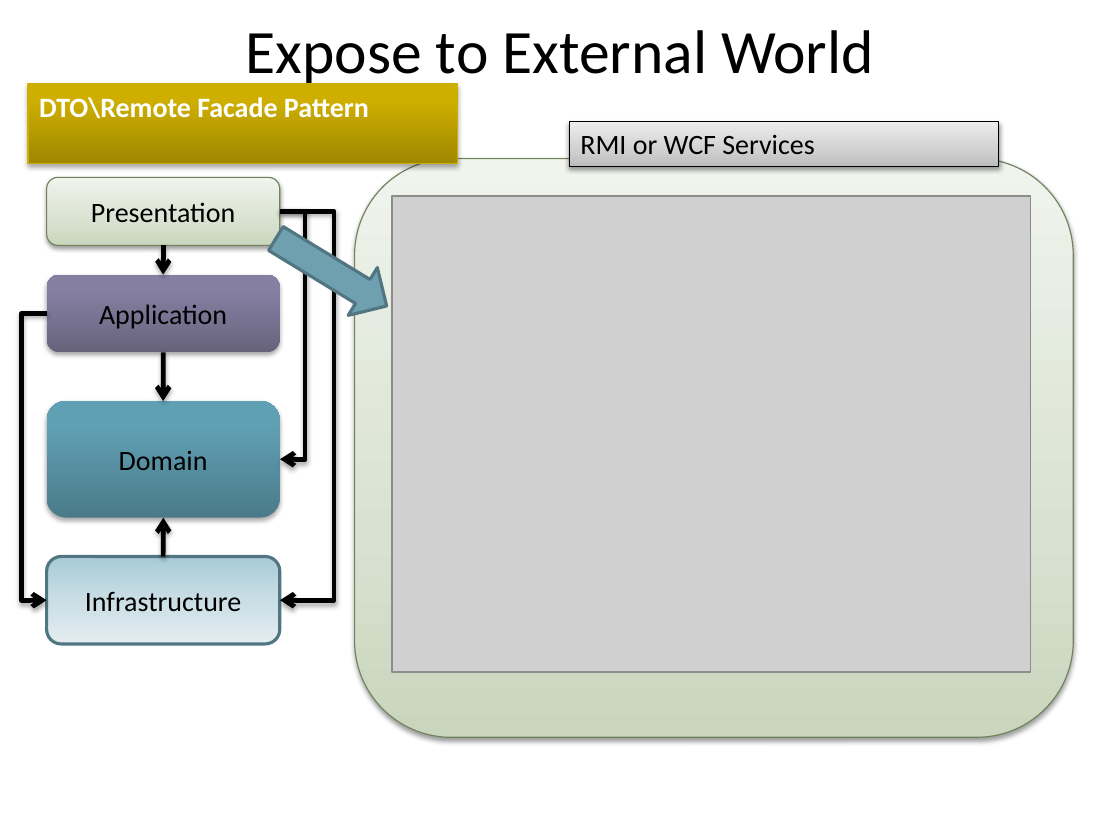
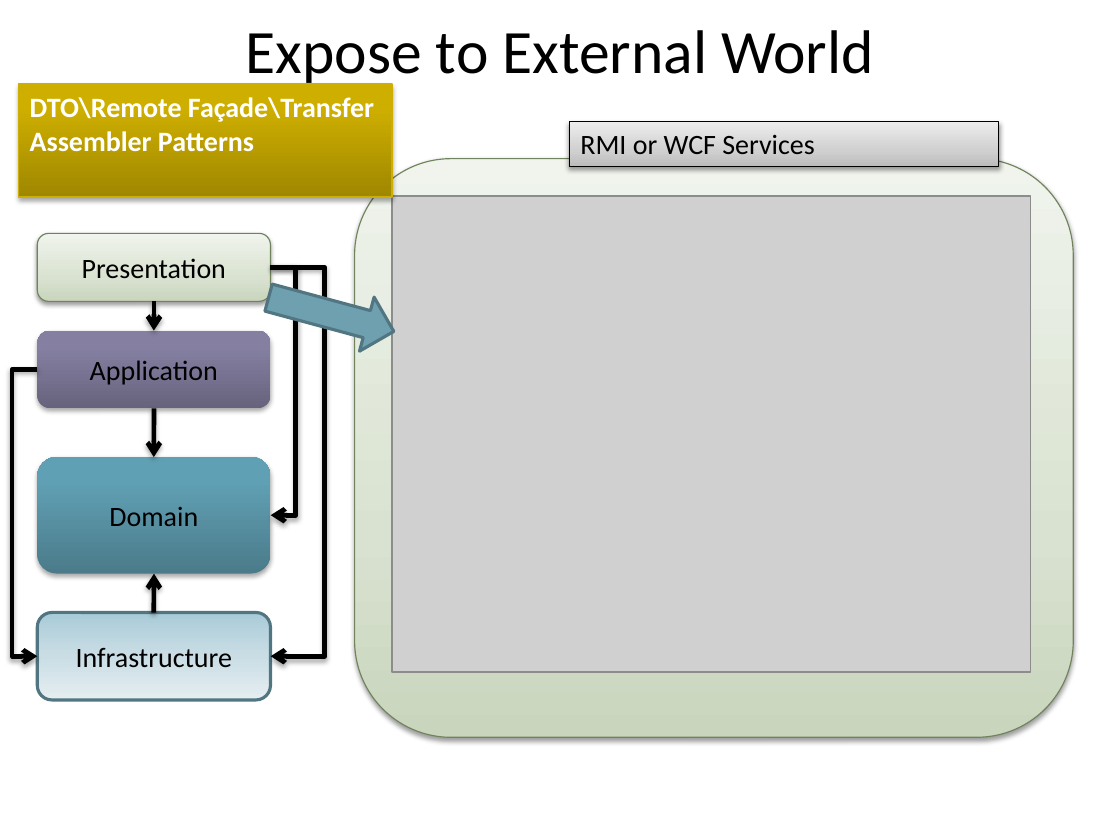
Before and after one commit to arturtv/dddpresentation, a slide deck: slide 49 of Domain-DrivenDesign.A.Trosin.pptx (slide 43 before the commit). Drawn at 1120x840 pixels with LibreOffice and Linux fonts; fonts in the diff are those of the drawing; grey boxes stand for pictures. Boxes give left, top, right and bottom in pixels: in the first picture for what was removed or moved away, otherwise in the second. Text is boxed around its words. In the diff, an @@ line names an element or a change of style, - is before the commit and + after.

```diff
--- a/Domain-DrivenDesign.A.Trosin.pptx
+++ b/Domain-DrivenDesign.A.Trosin.pptx
@@ rectangle "DTO\Remote Façade\Transfer Assembler Patterns": place and size @@
-rectangle "DTO\Remote Façade\Transfer Assembler Patterns" at (28,84,457,164)
+rectangle "DTO\Remote Façade\Transfer Assembler Patterns" at (19,84,392,197)
@@ text in rectangle at (30,97,374,152): text changed @@
-DTO\Remote Facade Pattern
+DTO\Remote Façade\Transfer Assembler Patterns
@@ right arrow at (262,271,402,359): rotation 31 to 15 degrees @@
@@ 4 rounded rectangles, 4 elbow arrows, 2 arrows: place and size @@
-4 rounded rectangles, 4 elbow arrows, 2 arrows at (25,177,328,644)
+4 rounded rectangles, 4 elbow arrows, 2 arrows at (15,233,319,700)
```
Also in this commit, not shown: 1 other slide changed, 13 slides added, 1 slide removed.
